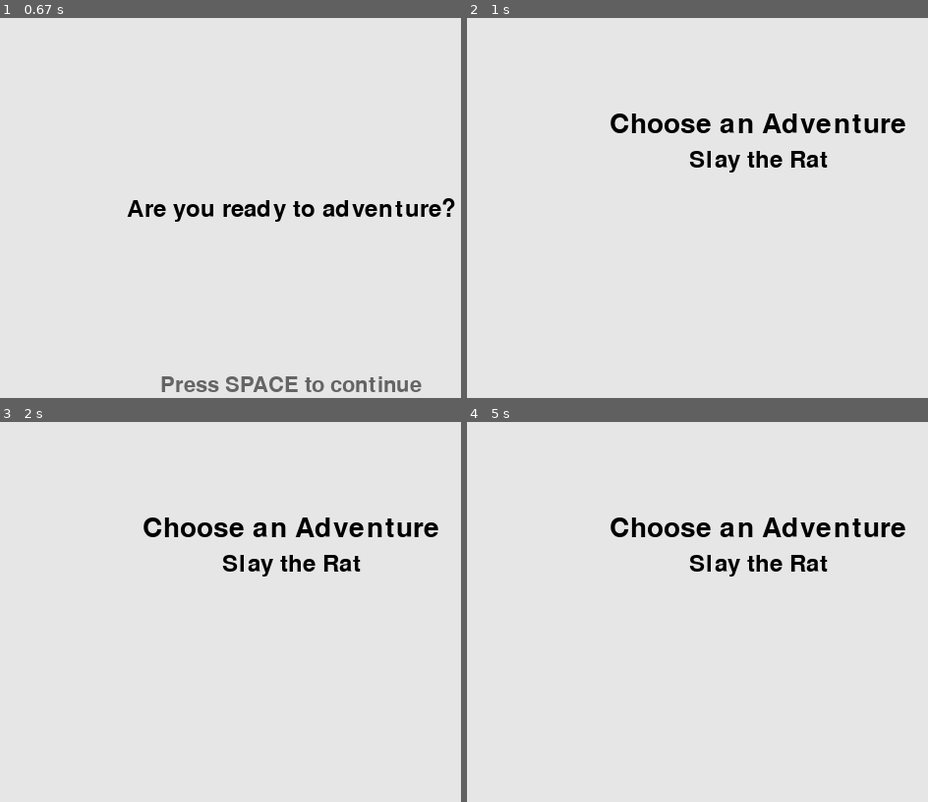
Above: before the commit, frames 1-4 (two rows, left to right).
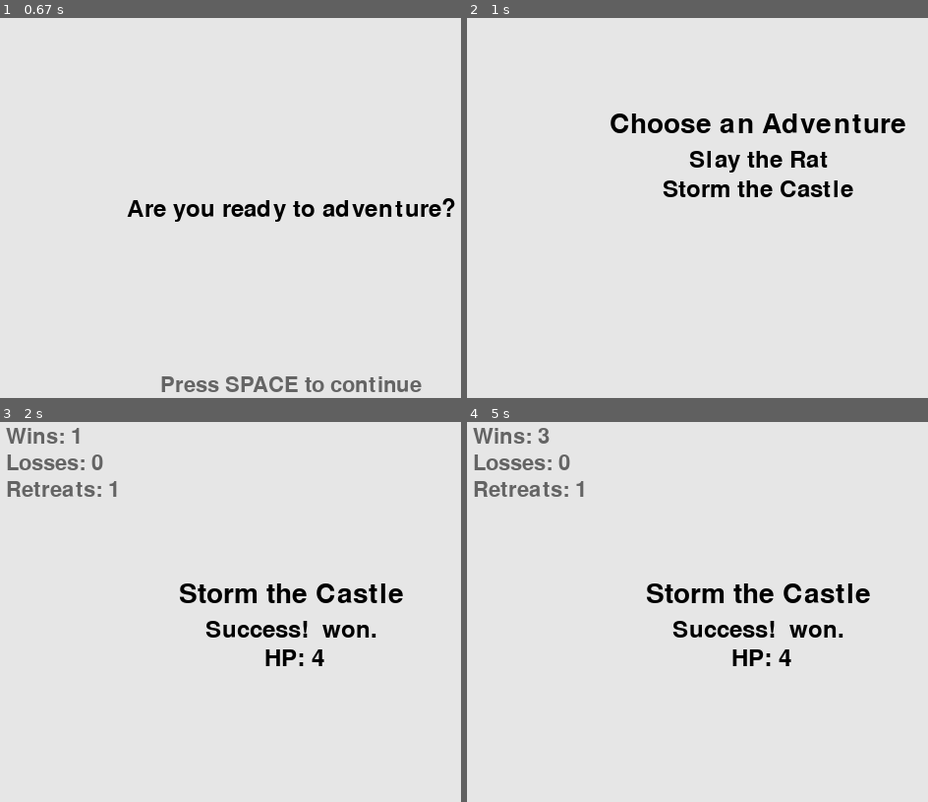
Above: after the commit, the same moments.

Repository: Josef-Gray/adorable-hopelessness
Game: pygame game, started from adhop.py
Same seed, same stepped clock (60 frames per second), same inputs: the game is played once before the commit and once after it.
Inputs (mouse positions are in pixels of both pictures, inside the frame that each line leads up to):
- Up to frame 1 (0.67 s): tap Enter at 0.33 s
- Up to frame 2 (1 s): tap Space at 0.67 s
- Up to frame 3 (2 s): click "Slay the Rat" at 1.05 s; move the mouse to (outside the picture) at 1.37 s; tap Space at 1.4, 1.7 s; click (290, 593) at 1.93 s, where only the run after the commit has a clickable "Storm the Castle"
- Up to frame 4 (5 s): move the mouse to (766, 653) at 2.25 s; tap Space at 2.28, 2.62, 2.92, 4.02, 4.35, 4.65 s; click "Slay the Rat" at 3.67 s; move the mouse to (568, 650) at 3.98 s; click (785, 596) at 4.77 s

Frame 1 is identical in both runs. In frame 2, 0.9% of the frame differs, in the area x 42-84%, y 42-48%; in frame 3, 5.5%; in frame 4, 5.5%, in the area x 1-96%, y 1-65%.

Commit message:
Add a second, "randomly" generated mission.  Display mission title in results.  (resolves #13)

Diff:
--- a/adhop.py
+++ b/adhop.py
@@ -23,8 +23,7 @@
     stats = {'wins': 0, 'losses': 0, 'retreats': 0}
 
     # Create mission list
-    missions = []
-    missions.append(Mission())
+    missions = setup.setup_missions()
 
     # Loop ready / results
     while True:
--- a/adventure.py
+++ b/adventure.py
@@ -67,12 +67,12 @@
     mission.enemy.heal()
 
     # Resolve combat result.
-    mission_result = mission.resolve_combat(avatar)
+    mission.resolve_combat(avatar)
 
     # Record statistics
-    if mission_result is True:
+    if mission.result is True:
         stats['wins'] += 1
-    elif mission_result is False:
+    elif mission.result is False:
         stats['losses'] += 1
     else:
         stats['retreats'] += 1
@@ -90,39 +90,47 @@
         # Draw screen objects.
         screen.fill(bg_color)
         draw_stats(screen, stats)
-        draw_results(screen, avatar, mission_result)
+        draw_results(screen, avatar, mission)
 
         # Make the most recently drawn screen visible.
         pygame.display.flip()
 
 
-def draw_results(screen, avatar, mission_result):
+def draw_results(screen, avatar, mission):
     """Draw the results of the last combat."""
     text_color = (0, 0, 0)
-    font = pygame.font.SysFont(None, 48)
+    title_font = pygame.font.SysFont(None, 42)
+    result_font = pygame.font.SysFont(None, 36)
     screen_rect = screen.get_rect()
 
-    if mission_result is None:
+    if mission.result is None:
         result_msg = avatar.name + " withdrew."
-    elif mission_result is True:
+    elif mission.result is True:
         result_msg = "Success! " + avatar.name + " won."
     else:
         result_msg = "Failure! " + avatar.name + " defeated."
 
     hp_msg = avatar.name + " HP: " + str(avatar.hp)
 
-    # Render result_msg and position slightly above center on the screen.
-    result_msg_image = font.render(result_msg, True, text_color)
+    # Render mission title and position slightly above center on the screen.
+    title_msg_image = title_font.render(mission.title, True, text_color)
+    title_msg_image_rect = title_msg_image.get_rect()
+    title_msg_image_rect.centerx = screen_rect.centerx
+    title_msg_image_rect.bottom = screen_rect.centery - 5
+
+    # Render result_msg and position slightly below center on the creen.
+    result_msg_image = result_font.render(result_msg, True, text_color)
     result_msg_image_rect = result_msg_image.get_rect()
     result_msg_image_rect.centerx = screen_rect.centerx
-    result_msg_image_rect.bottom = screen_rect.centery - 5
+    result_msg_image_rect.top = screen_rect.centery + 5
 
-    # Render hp_msg and position slightly below center on the screen.
-    hp_msg_image = font.render(hp_msg, True, text_color)
+    # Render hp_msg and position below result_msg on the screen.
+    hp_msg_image = result_font.render(hp_msg, True, text_color)
     hp_msg_image_rect = hp_msg_image.get_rect()
     hp_msg_image_rect.centerx = screen_rect.centerx
-    hp_msg_image_rect.top = screen_rect.centery + 5
+    hp_msg_image_rect.top = result_msg_image_rect.bottom + 5
 
     # Draw messages.
+    screen.blit(title_msg_image, title_msg_image_rect)
     screen.blit(result_msg_image, result_msg_image_rect)
     screen.blit(hp_msg_image, hp_msg_image_rect)
--- a/mission.py
+++ b/mission.py
@@ -10,14 +10,17 @@
 class Mission():
     """A representation of a combat mission."""
 
-    def __init__(self):
+    def __init__(self, title='Title', enemy_name='Enemy'):
         """Initialize mission attributes."""
-        # Create a title.
-        self.title = "Slay the Rat"
+        # Set the title.
+        self.title = title
 
         # Create an enemy.
-        self.enemy = Actor('Enemy')
+        self.enemy = Actor(enemy_name)
         self.enemy.log_properties()
+
+        # Default result is None.
+        self.result = None
 
     def resolve_combat(self, avatar):
         """Resolve combat.
@@ -51,14 +54,16 @@
         # Report results.
         if self.enemy.hp <= 0:
             logging.info(avatar.name + " won.")
-            return True
+            self.result = True
         elif avatar.hp > 0:
             logging.info(avatar.name + " withdrew.")
-            return None
+            self.result = None
         else:
             avatar.hp = 0
             logging.info(avatar.name + " defeated.")
-            return False
+            self.result = False
+
+        return self.result
 
 
 # Execute this only if running as a standalone
--- a/setup.py
+++ b/setup.py
@@ -1,8 +1,23 @@
 import sys
 import pygame
 import re
+from random import choice
 
 from actor import Avatar
+from mission import Mission
+
+def setup_missions():
+    """Return list of missions."""
+    # Create mission list
+    missions = []
+    missions.append(Mission('Slay the Rat', 'Rat'))
+
+    titles = ['Storm the Castle']
+    enemies = ['Goblin']
+    missions.append(Mission(choice(titles), choice(enemies)))
+
+    return missions
+
 
 def draw_name_prompt(screen):
     """Draw the prompt for name input."""
